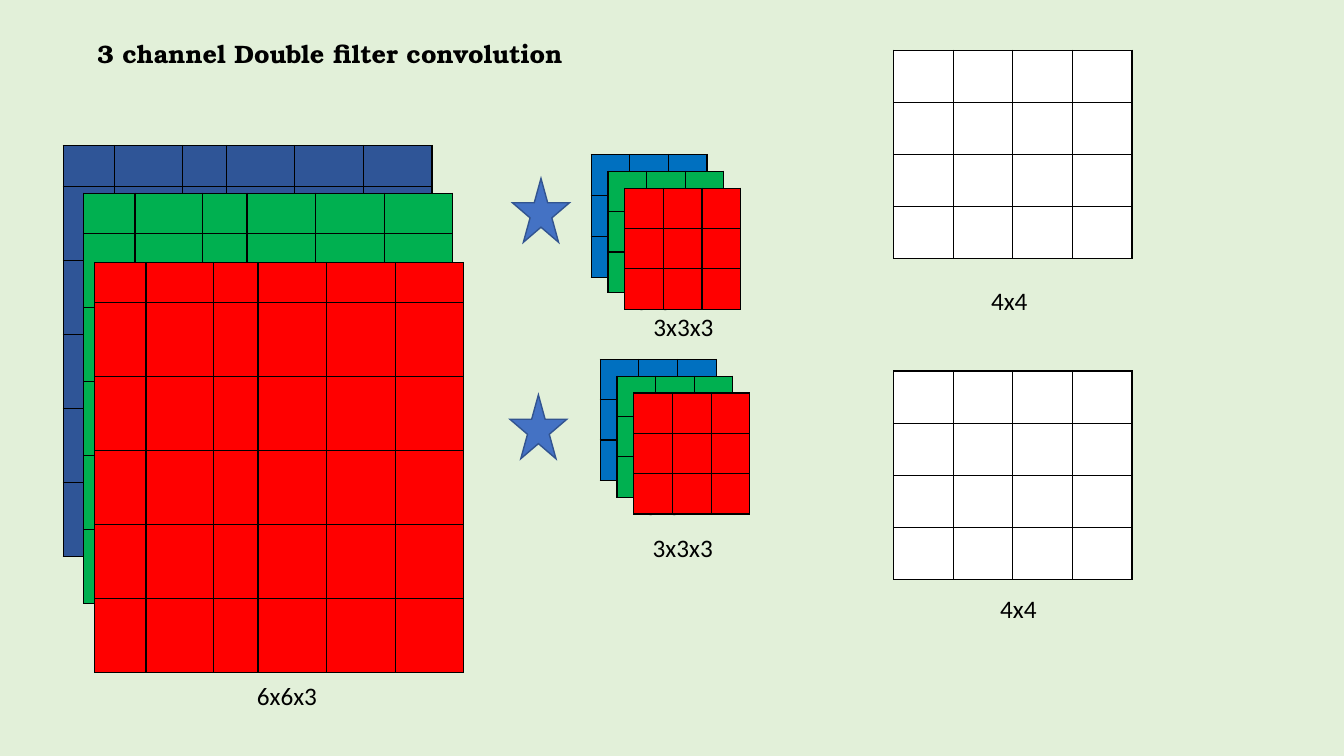
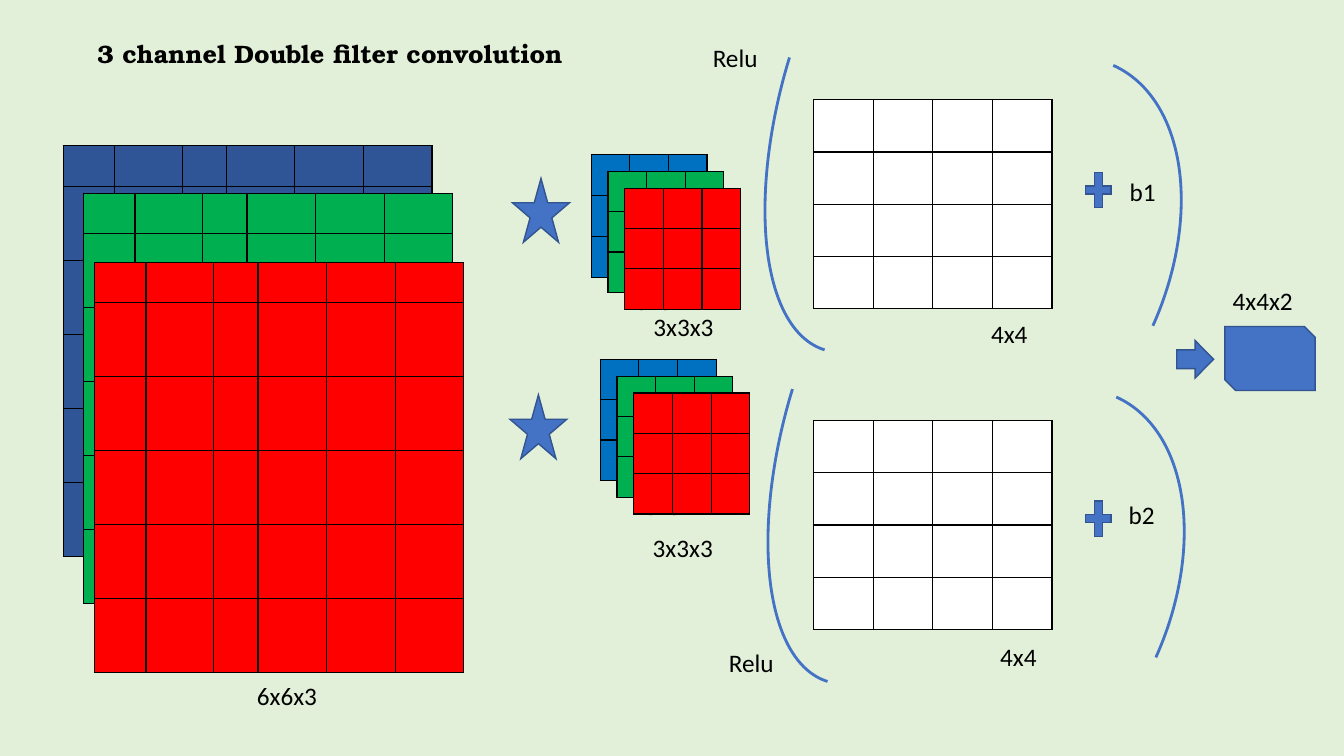
Before and after one commit to keplerlab/AI-Saturday, a slide deck: slide 13 of series2/week4/DeepDiveCNN.pptx (slide 7 before the commit). Drawn at 1344x756 pixels with LibreOffice and Linux fonts; fonts in the diff are those of the drawing. Boxes give left, top, right and bottom in pixels: in the first picture for what was removed or moved away, otherwise in the second. Text is boxed around its words. In the diff, an @@ line names an element or a change of style, - is before the commit and + after.

Commit message:
Updated decks

```diff
--- a/series2/week4/DeepDiveCNN.pptx
+++ b/series2/week4/DeepDiveCNN.pptx
@@ arc (boxed as its full ellipse) added at (711,0,1096,385), outline #4472C4 2 pt @@
@@ arc (boxed as its full ellipse) added at (802,7,1243,528), outline #4472C4 2 pt @@
@@ text added at (713,49,758,67), 18 pt, text #000000 @@
+Relu
@@ table: place and size @@
-table at (894,50,1132,259)
+table at (814,100,1052,309)
@@ arc (boxed as its full ellipse) added at (714,131,1099,717), outline #4472C4 2 pt @@
@@ plus sign added at (1082,166,1116,215), fill #4472C4, outline #325491 1 pt @@
@@ text added at (1130,183,1156,201), 18 pt, text #000000 @@
+b1
@@ text added at (1233,293,1293,310), 18 pt, text #000000 @@
+4x4x2
@@ text "4x4": place and size @@
-text "4x4" at (991,293,1027,310)
+text "4x4" at (991,326,1027,343)
@@ snip diag rect added at (1225,327,1316,390), fill #4472C4, outline #325491 1 pt @@
@@ arc (boxed as its full ellipse) added at (805,339,1246,756), outline #4472C4 2 pt @@
@@ right arrow added at (1177,341,1214,378), fill #4472C4, outline #325491 1 pt @@
@@ table: place and size @@
-table at (894,371,1132,580)
+table at (814,420,1052,629)
@@ plus sign added at (1082,495,1116,543), fill #4472C4, outline #325491 1 pt @@
@@ text added at (1129,506,1155,524), 18 pt, text #000000 @@
+b2
@@ text added at (729,654,774,672), 18 pt, text #000000 @@
+Relu
@@ text "4x4": place and size @@
-text "4x4" at (1000,601,1036,618)
+text "4x4" at (1000,649,1036,666)
```
Also in this commit, not shown: 1 other slide changed, 10 slides added, 2 slides removed, 2 other files.
